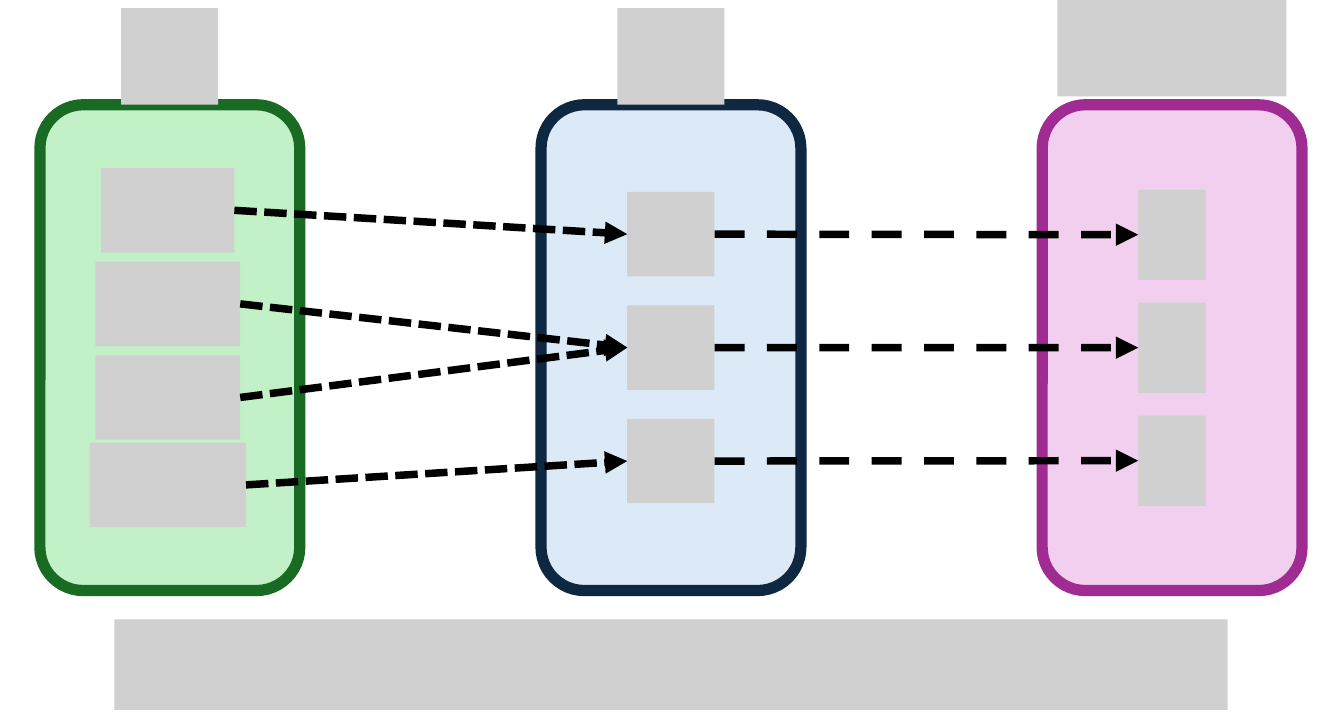
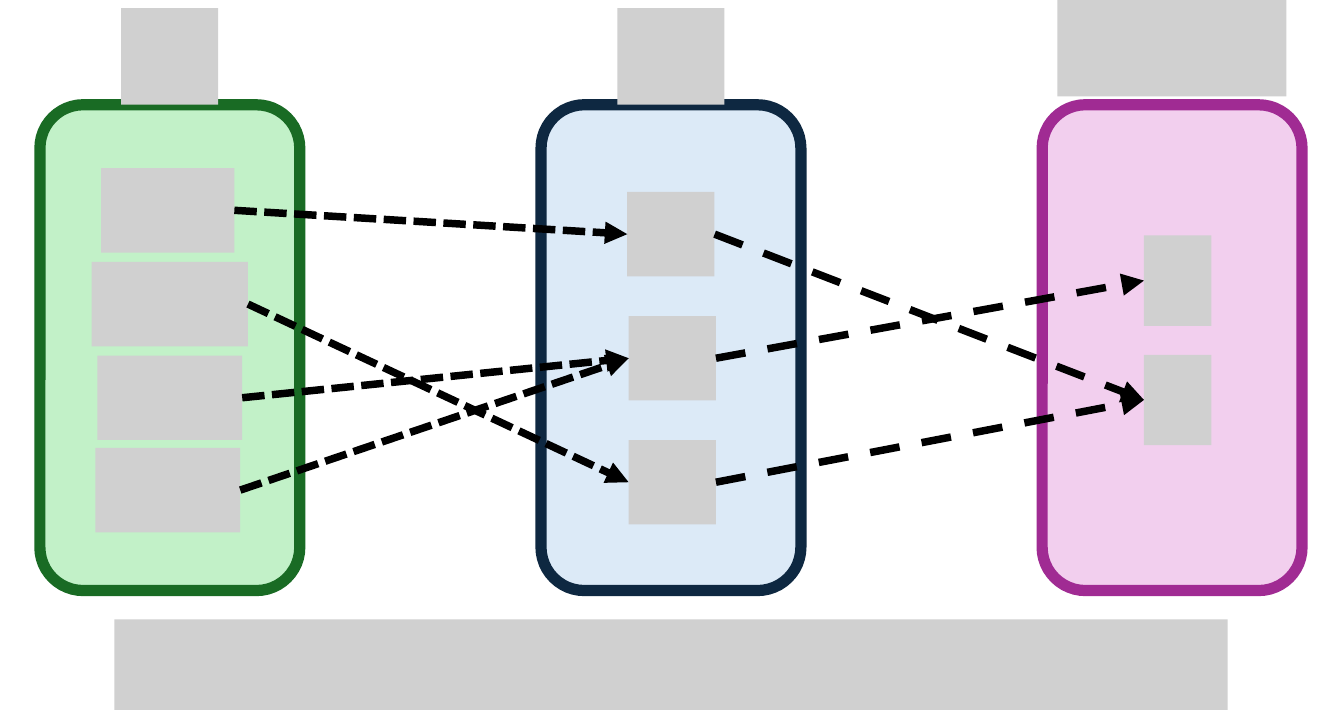
Before and after one commit to upmathematics/mth-361a-sp25, a slide deck: slide 1 of docs/lessons/4.2-mth361-random-variables-and-probability/two-coin-toss-rv.pptx. Drawn at 1344x717 pixels with LibreOffice and Linux fonts; fonts in the diff are those of the drawing; grey boxes stand for pictures. Boxes give left, top, right and bottom in pixels: in the first picture for what was removed or moved away, otherwise in the second. Text is boxed around its words. In the diff, an @@ line names an element or a change of style, - is before the commit and + after.

```diff
--- a/docs/lessons/4.2-mth361-random-variables-and-probability/two-coin-toss-rv.pptx
+++ b/docs/lessons/4.2-mth361-random-variables-and-probability/two-coin-toss-rv.pptx
@@ picture removed at box(1138, 190, 1206, 280) @@
@@ arrow moved from (715, 235) - (1138, 235) to (715, 235) - (1143, 400) @@
@@ picture added at box(1143, 235, 1211, 324) @@
@@ picture: place and size @@
-picture at box(95, 262, 240, 346)
+picture at box(91, 262, 247, 346)
@@ arrow moved from (715, 348) - (1138, 348) to (717, 358) - (1143, 281) @@
@@ arrow moved from (246, 486) - (627, 461) to (247, 305) - (629, 482) @@
@@ picture: place and size @@
-picture at box(627, 305, 715, 389)
+picture at box(629, 315, 717, 400)
@@ picture removed at box(1138, 303, 1206, 392) @@
@@ arrow moved from (240, 398) - (627, 348) to (240, 489) - (629, 358) @@
@@ arrow moved from (240, 305) - (627, 348) to (242, 398) - (629, 358) @@
@@ picture added at box(1143, 355, 1211, 444) @@
@@ arrow moved from (715, 461) - (1138, 461) to (717, 482) - (1143, 400) @@
@@ picture removed at box(1138, 416, 1206, 505) @@
@@ picture: place and size @@
-picture at box(90, 443, 246, 527)
+picture at box(95, 448, 240, 532)
@@ picture: place and size @@
-picture at box(627, 419, 715, 504)
+picture at box(629, 439, 717, 523)
```
Also in this commit, not shown: 17 other files.
